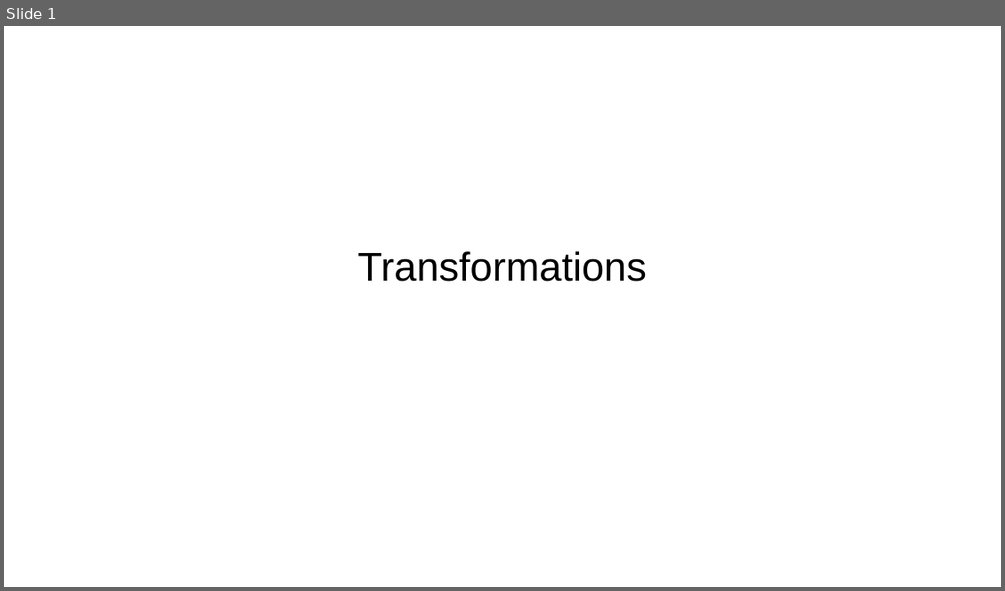
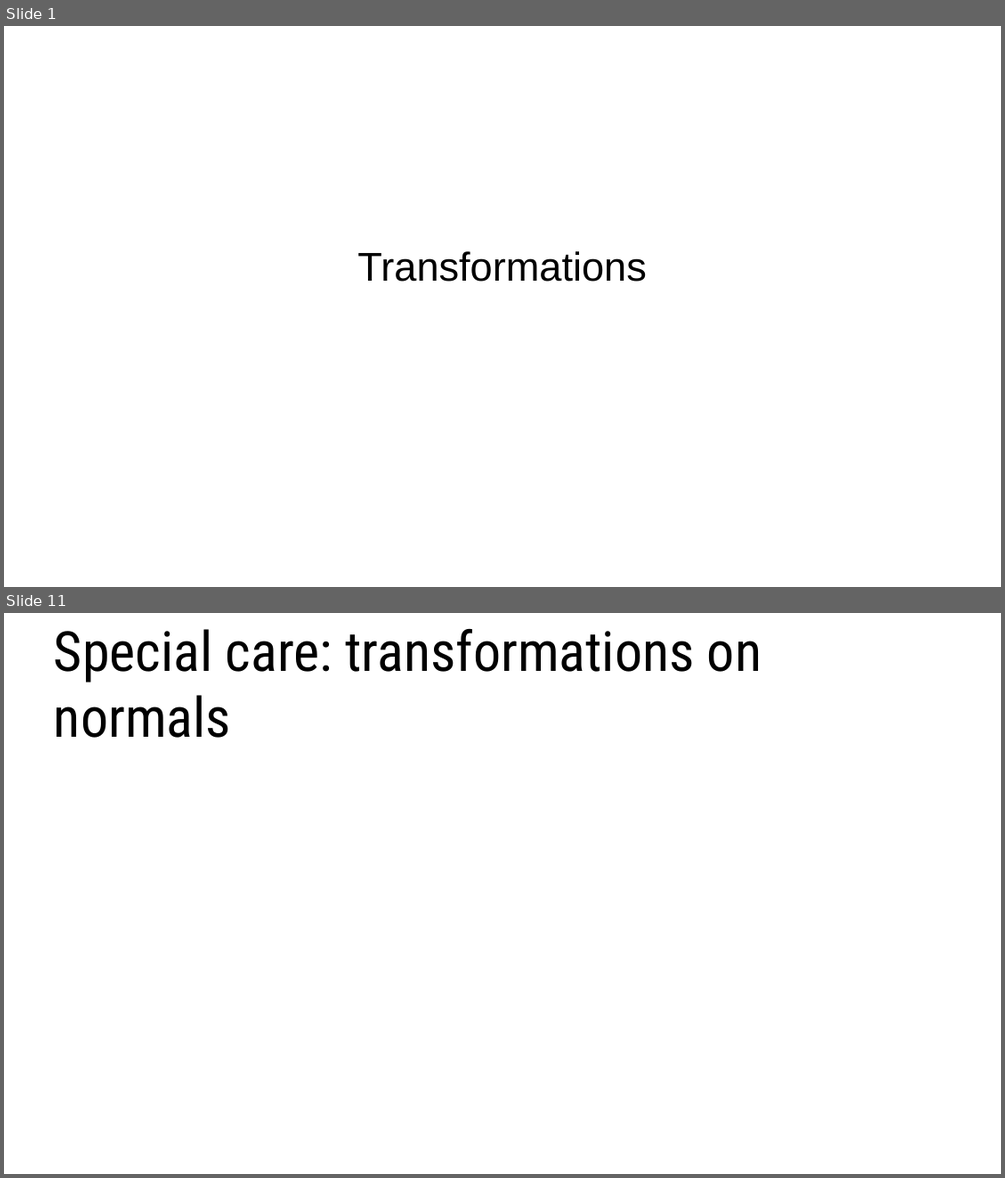
Before and after one commit to lorentzo/IntroductionToComputerGraphics, a slide deck: lectures/3_foundations_3d_scene/3_5_transformations.odp. Shown one above the other, each under a label of ours: slide 1 before the commit, slides 1 and 11 after it; the slides between them are not shown. The pictures are 1005x591 and 1005x1178 pixels, drawn with LibreOffice and Linux fonts; fonts in the diff are those of the drawing. Boxes give left, top, right and bottom in pixels: in the first picture for what was removed or moved away, otherwise in the second. Text is boxed around its words. In the diff, an @@ line names an element or a change of style, - is before the commit and + after.

Commit message:
transformations and 3d models update

```diff
--- a/lectures/3_foundations_3d_scene/3_5_transformations.odp
+++ b/lectures/3_foundations_3d_scene/3_5_transformations.odp
@@ slide 11 added at (4,613,1001,1174), background #FFFFFF @@
@@ title added at (54,629,761,738), 44 pt, text #000000 @@
+Special care: transformations on normals
```
Also in this commit, not shown: 1 slide changed, 9 other slides added, 2 other files.
